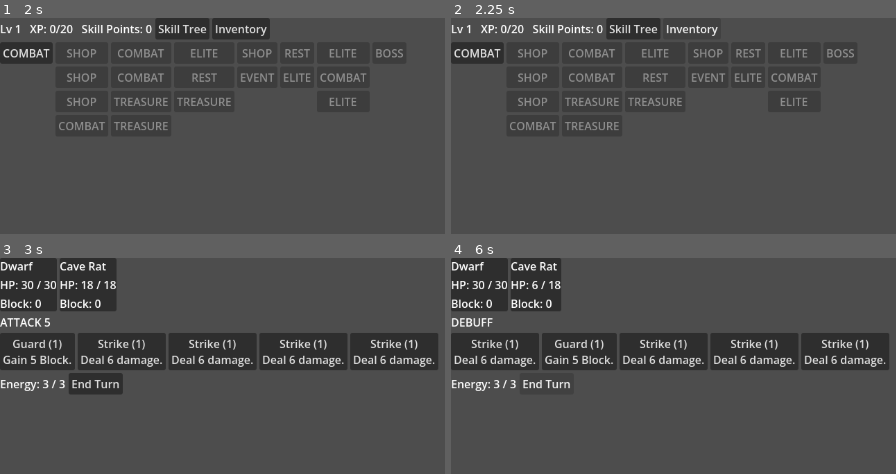
Above: before the commit, frames 1-4 (two rows, left to right).
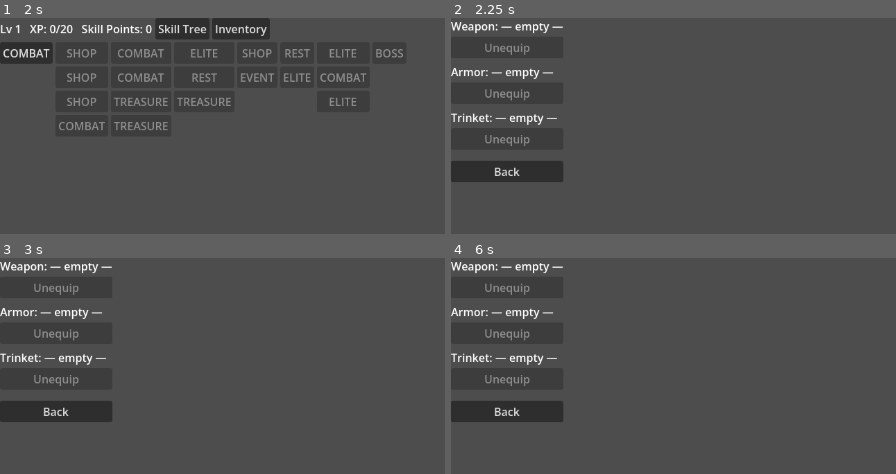
Above: after the commit, the same moments.

Repository: cedraci/nalbeuk
Game: Godot game, scene res://scripts/ui/run/run_scene.tscn
Two runs of this game, one before a commit and one after it. Both use one fixed random seed, a clock stepped at 60 frames per second and the inputs below.
Inputs (mouse positions are in pixels of both pictures, inside the frame that each line leads up to):
- Up to frame 1 (2 s): click "Skill Tree" at 0.5 s; click "Back" at 1.25 s
- Up to frame 2 (2.25 s): click "Inventory" at 2 s
- Up to frame 3 (3 s): click (26, 292) at 2.75 s, where only the run before the commit has a clickable "COMBAT"
- Up to frame 4 (6 s): click (486, 350) at 3.5 s, where only the run before the commit has a clickable "Guard (1) Gain 5 Block."; click (495, 350) at 4.25 s, where only the run before the commit has a clickable "Strike (1) Deal 6 damage."; click (584, 350) at 5 s, where only the run before the commit has a clickable "Strike (1) Deal 6 damage."; click (548, 383) at 5.75 s, where only the run before the commit has a clickable "End Turn"

Frame 1 is identical in both runs. In frame 2, 8.6% of the frame differs, in the area x 0-91%, y 0-76%; in frame 3, 22%, in the area x 0-99%, y 0-76%; in frame 4, 21%.

Commit message:
feat: wire Inventory navigation into RunScene
Co-Authored-By: Claude Opus 5 (1M context) <noreply@anthropic.com>
Claude-Session: https://claude.ai/code/session_01SYoHMVG3iGbjS3neJSNkn7

Diff:
--- a/scripts/ui/run/run_scene.gd
+++ b/scripts/ui/run/run_scene.gd
@@ -9,6 +9,7 @@
 var victory_scene: VictoryScene
 var game_over_scene: GameOverScene
 var skill_tree_scene: SkillTreeScene
+var inventory_scene: InventoryScene
 
 var _current_child: Control
 
@@ -18,6 +19,7 @@
 	map_view.set_anchors_preset(Control.PRESET_FULL_RECT)
 	map_view.node_selected.connect(_on_map_node_selected)
 	map_view.skill_tree_requested.connect(_on_skill_tree_requested)
+	map_view.inventory_requested.connect(_on_inventory_requested)
 	add_child(map_view)
 	RunState.start_new_run(DwarfContent.get_class_resource())
 	_show_map()
@@ -48,6 +50,15 @@
 	_swap_to(skill_tree_scene)
 
 func _on_skill_tree_back_requested() -> void:
+	_show_map()
+
+func _on_inventory_requested() -> void:
+	inventory_scene = InventoryScene.new()
+	inventory_scene.set_anchors_preset(Control.PRESET_FULL_RECT)
+	inventory_scene.back_requested.connect(_on_inventory_back_requested)
+	_swap_to(inventory_scene)
+
+func _on_inventory_back_requested() -> void:
 	_show_map()
 
 func _on_map_node_selected(node: MapNode) -> void:
--- a/tests/unit/test_run_scene.gd
+++ b/tests/unit/test_run_scene.gd
@@ -167,3 +167,18 @@
 	scene.combat_scene.combat_dismissed.emit(true)
 	assert_eq(RunState.owned_equipment.size(), owned_before)
 	assert_eq(RunState.unlocked_relics.size(), relics_before)
+
+func test_pressing_inventory_button_shows_inventory_scene():
+	var scene := RunScene.new()
+	add_child_autofree(scene)
+	scene.map_view.inventory_requested.emit()
+	assert_eq(scene.inventory_scene.get_parent(), scene)
+
+func test_inventory_back_returns_to_map_without_advancing_position():
+	var scene := RunScene.new()
+	add_child_autofree(scene)
+	var starting_node := RunState.current_node
+	scene.map_view.inventory_requested.emit()
+	scene.inventory_scene.back_requested.emit()
+	assert_eq(scene.map_view.get_parent(), scene)
+	assert_eq(RunState.current_node, starting_node)
